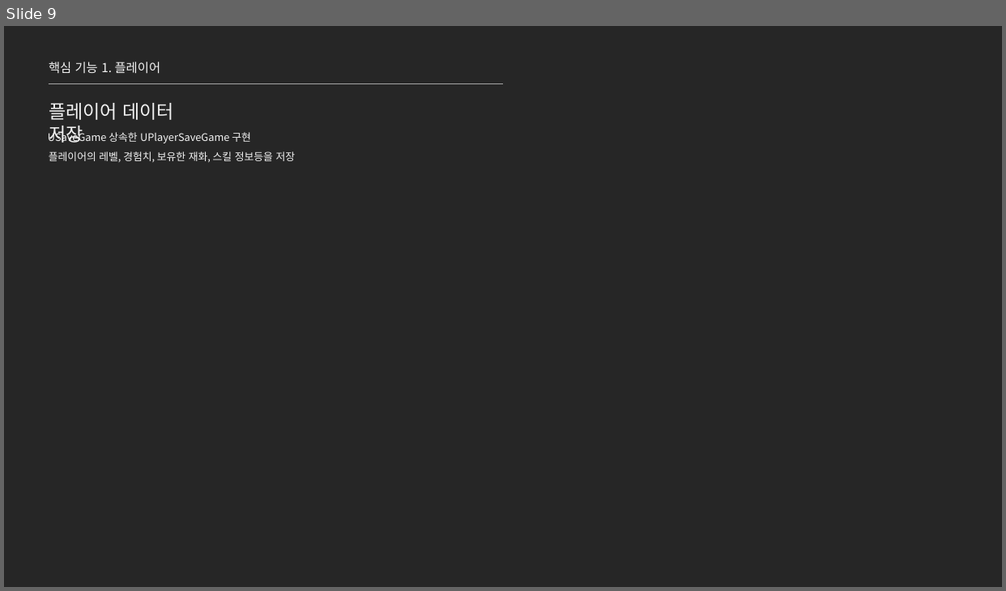
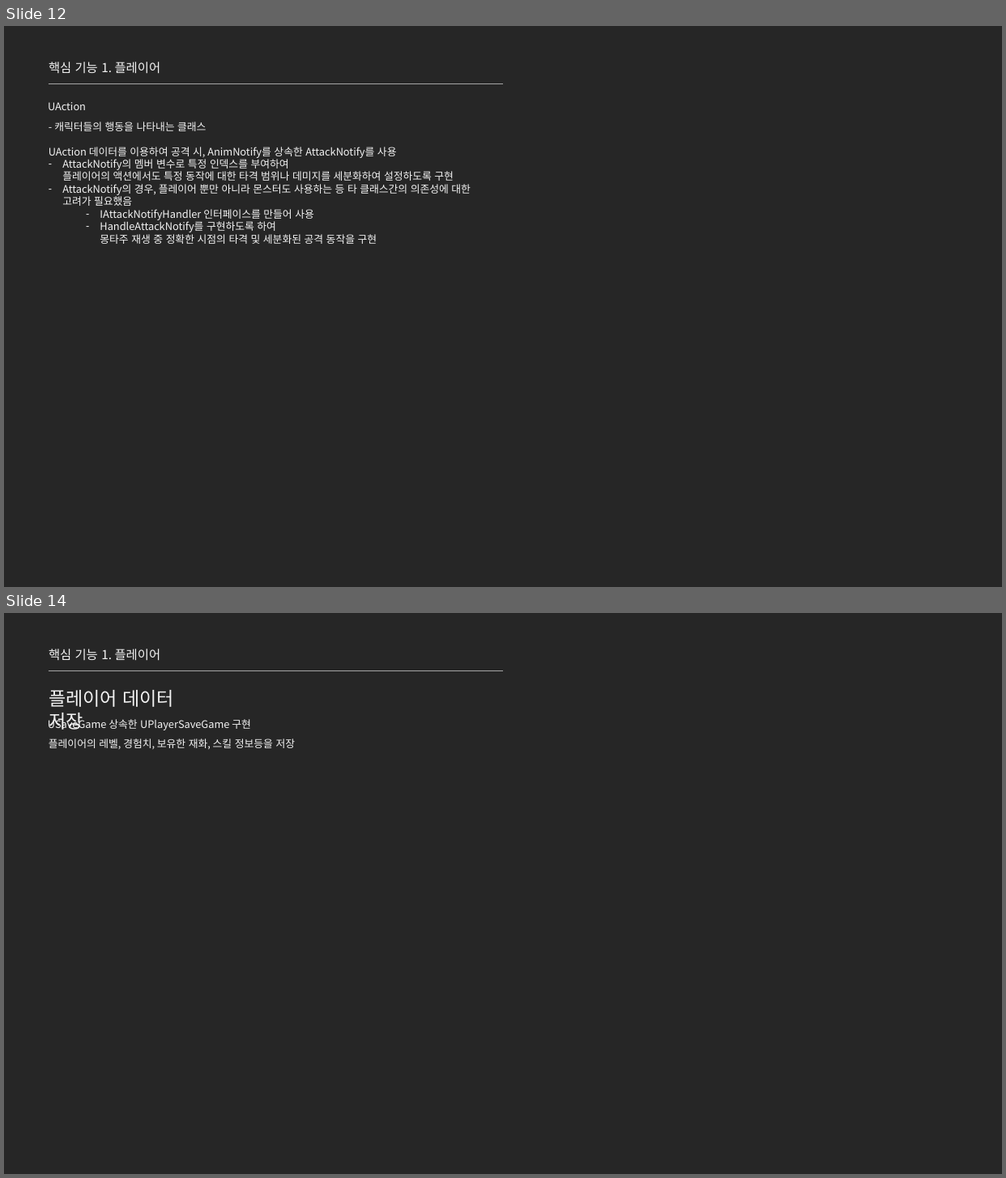
Before and after one commit to jhk0701/project-ARPGHunter, a slide deck: Docs/UnrealEngine_문서_김정환.pptx. Shown one above the other, each under a label of ours: slide 9 before the commit, slides 12 and 14 after it; the slides between them are not shown. The pictures are 1006x591 and 1006x1178 pixels, drawn with LibreOffice and Linux fonts; fonts in the diff are those of the drawing. Boxes give left, top, right and bottom in pixels: in the first picture for what was removed or moved away, otherwise in the second. Text is boxed around its words. In the diff, an @@ line names an element or a change of style, - is before the commit and + after.

```diff
--- a/Docs/UnrealEngine_문서_김정환.pptx
+++ b/Docs/UnrealEngine_문서_김정환.pptx
@@ slide 12 added at <box>4,26,1002,587</box>, background #262626 @@
@@ text added at <box>49,62,161,74</box>, 12 pt, text #F2F2F2 @@
+핵심 기능 1. 플레이어
@@ line added from (49, 84) to (503, 84), #A6A6A6 0.5 pt @@
@@ text added at <box>48,102,86,110</box>, 10 pt, text #F2F2F2 @@
+UAction
@@ text added at <box>49,122,471,244</box>, 10 pt, text #F2F2F2 @@
+- 캐릭터들의 행동을 나타내는 클래스
+UAction 데이터를 이용하여 공격 시, AnimNotify를 상속한 AttackNotify를 사용
+– AttackNotify의 멤버 변수로 특정 인덱스를 부여하여
+  플레이어의 액션에서도 특정 동작에 대한 타격 범위나 데미지를 세분화하여 설정하도록 구현
+– AttackNotify의 경우, 플레이어 뿐만 아니라 몬스터도 사용하는 등 타 클래스간의 의존성에 대한 고려가 필요했음
+  – IAttackNotifyHandler 인터페이스를 만들어 사용
+  – HandleAttackNotify를 구현하도록 하여
+    몽타주 재생 중 정확한 시점의 타격 및 세분화된 공격 동작을 구현
@@ what was slide 9 is now slide 14 @@
```
Also in this commit, not shown: 5 slides changed, 4 other slides added, 1 other file.
